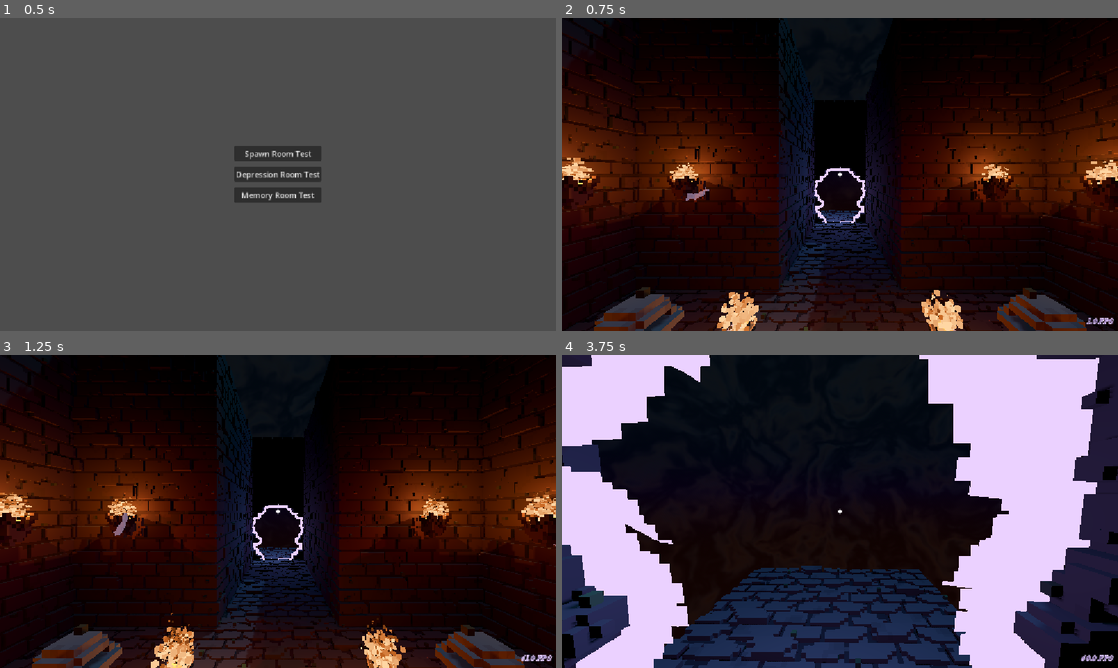
Above: before the commit, frames 1-4 (two rows, left to right).
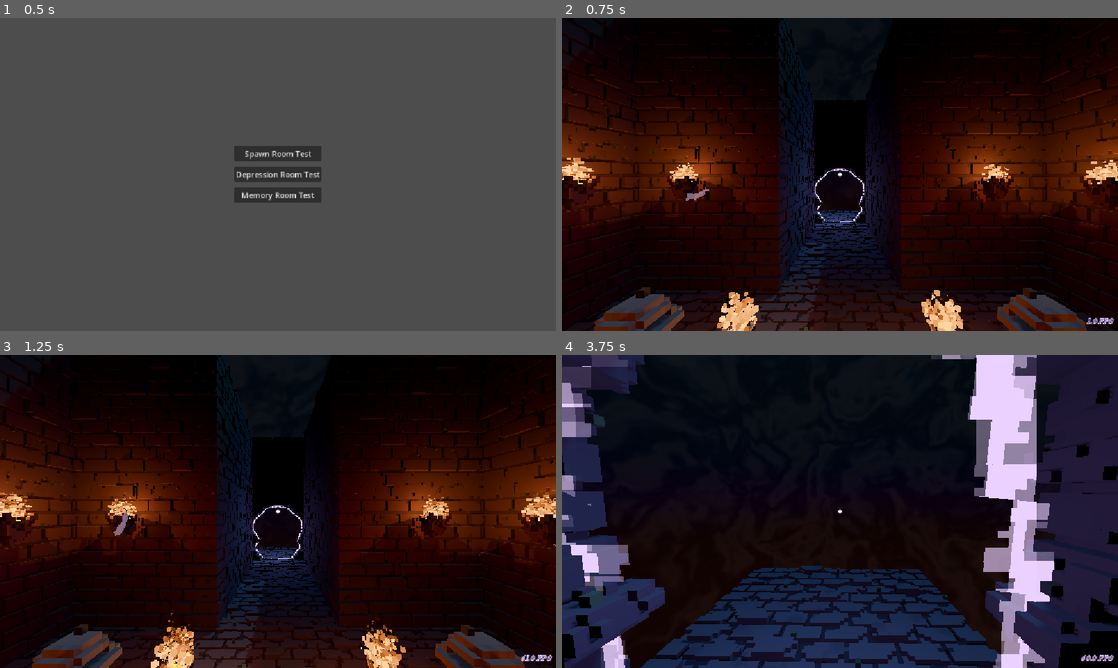
Above: after the commit, the same moments.

Repository: Josephblt/the-loop
Game: Godot game, scene res://tests/test_scene_menu.tscn
Two runs of this game, one before a commit and one after it. Both use one fixed random seed, a clock stepped at 60 frames per second and the inputs below.
Inputs (mouse positions are in pixels of both pictures, inside the frame that each line leads up to):
- Up to frame 1 (0.5 s): no input
- Up to frame 2 (0.75 s): click "Spawn Room Test" at 0.5 s
- Up to frame 3 (1.25 s): no input
- Up to frame 4 (3.75 s): move the mouse to (867, 511) at 1.27 s; hold W (Forward) from 1.28 s (still down); click (867, 511) at 1.35 s; tap Space (Jump) at 1.52, 2.27 s; move the mouse to (812, 511) at 2.02 s; tap Shift (Walk) at 2.1, 3.6 s; move the mouse to (851, 505) at 2.77 s; click (851, 505) at 2.85 s; move the mouse to (834, 517) at 3.52 s

Frame 1 is identical in both runs. In frame 2, 0.2% of the frame differs, in the area x 45-55%, y 47-66%; in frame 3, 0.2%; in frame 4, 27%, in the area x 0-97%, y 0-100%.

Commit message:
Round portal rim contour

Diff:
--- a/src/assets/materials/switches/gate/inline_flow_material.tres
+++ b/src/assets/materials/switches/gate/inline_flow_material.tres
@@ -6,3 +6,4 @@
 shader = ExtResource("1_gddip")
 shader_parameter/rim_color = Color(0.92156863, 0.81960785, 1, 1)
 shader_parameter/rim_width = 0.24
+shader_parameter/rim_roundness = 0.75
--- a/src/shaders/inline_flow.gdshader
+++ b/src/shaders/inline_flow.gdshader
@@ -3,6 +3,7 @@
 uniform vec4 rim_color : source_color = vec4(0.92, 0.82, 1.0, 1.0);
 uniform sampler2D visibility_texture : filter_nearest;
 uniform float rim_width : hint_range(0.01, 1.5) = 0.24;
+uniform float rim_roundness : hint_range(0.05, 2.0) = 0.75;
 
 const float LOCAL_PIXEL_ENCODING_SCALE = 8.0;
 
@@ -11,22 +12,33 @@
 	return step(0.9, mask_color.r) * step(mask_color.g, 0.8) * step(0.9, mask_color.b);
 }
 
+float rounded_coverage(sampler2D mask_texture, vec2 pixel_size, vec2 uv, float radius) {
+	float coverage = mask_value(texture(mask_texture, uv).rgb) * 8.0;
+
+	for (int index = 0; index < 12; index++) {
+		float angle = float(index) * TAU / 12.0;
+		vec2 direction = vec2(cos(angle), sin(angle));
+		coverage += mask_value(texture(mask_texture, uv + direction * pixel_size * radius * 0.33).rgb) * 3.0;
+		coverage += mask_value(texture(mask_texture, uv + direction * pixel_size * radius * 0.66).rgb) * 2.0;
+		coverage += mask_value(texture(mask_texture, uv + direction * pixel_size * radius).rgb);
+	}
+
+	return coverage / 80.0;
+}
+
 void fragment() {
 	vec3 center_color = texture(TEXTURE, UV).rgb;
 	vec3 visibility_color = texture(visibility_texture, UV).rgb;
 	float center = mask_value(center_color);
 	float visibility = mask_value(visibility_color);
 	float local_pixel_size = max(center_color.g / LOCAL_PIXEL_ENCODING_SCALE, 0.0001);
-	float rim_radius = rim_width / local_pixel_size;
-	float interior = 1.0;
-
-	for (int index = 0; index < 16; index++) {
-		float angle = float(index) * 0.3926991;
-		vec2 direction = vec2(cos(angle), sin(angle));
-		vec3 sample_color = texture(TEXTURE, UV + direction * TEXTURE_PIXEL_SIZE * rim_radius).rgb;
-		interior = min(interior, mask_value(sample_color));
-	}
-
-	float rim = max(center - interior, 0.0) * visibility;
+	float roundness_radius = rim_roundness / local_pixel_size;
+	float coverage = rounded_coverage(TEXTURE, TEXTURE_PIXEL_SIZE, UV, roundness_radius);
+	float contour_level = 0.62;
+	float field_width = clamp(rim_width / rim_roundness * 0.35, 0.015, 0.3);
+	float feather = min(0.035, field_width * 0.4);
+	float outer_edge = smoothstep(contour_level - feather, contour_level + feather, coverage);
+	float inner_edge = smoothstep(contour_level + field_width - feather, contour_level + field_width + feather, coverage);
+	float rim = max(outer_edge - inner_edge, 0.0) * center * visibility;
 	COLOR = vec4(rim_color.rgb, rim);
 }
